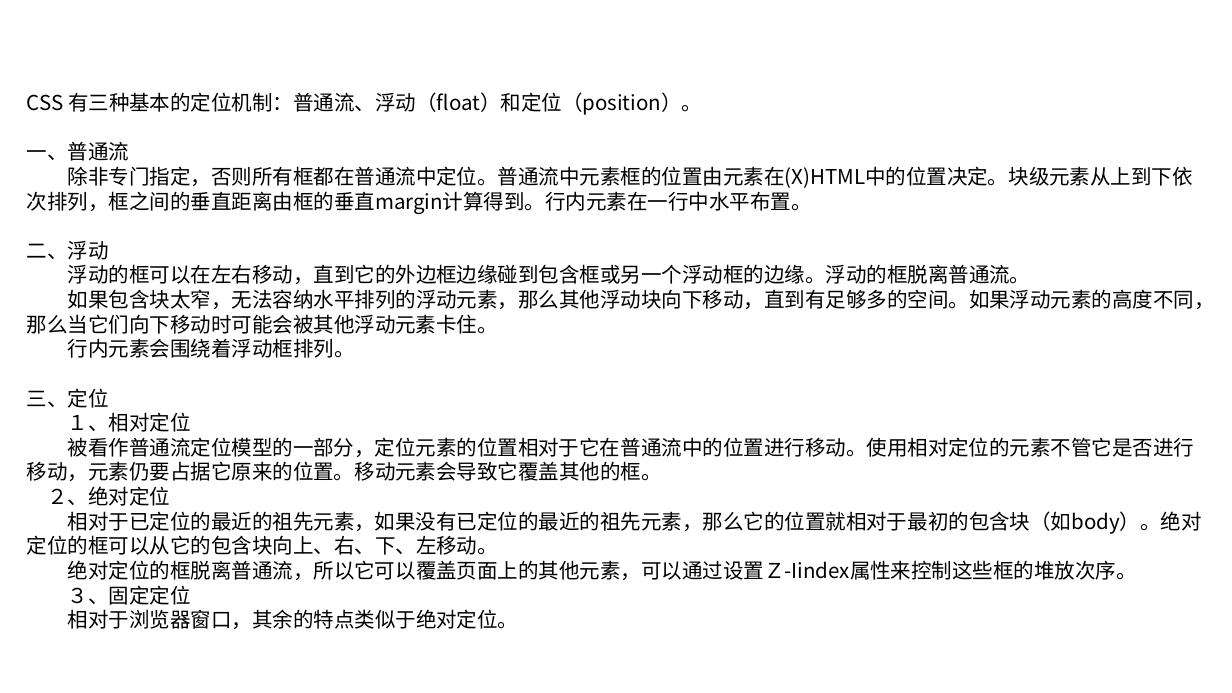
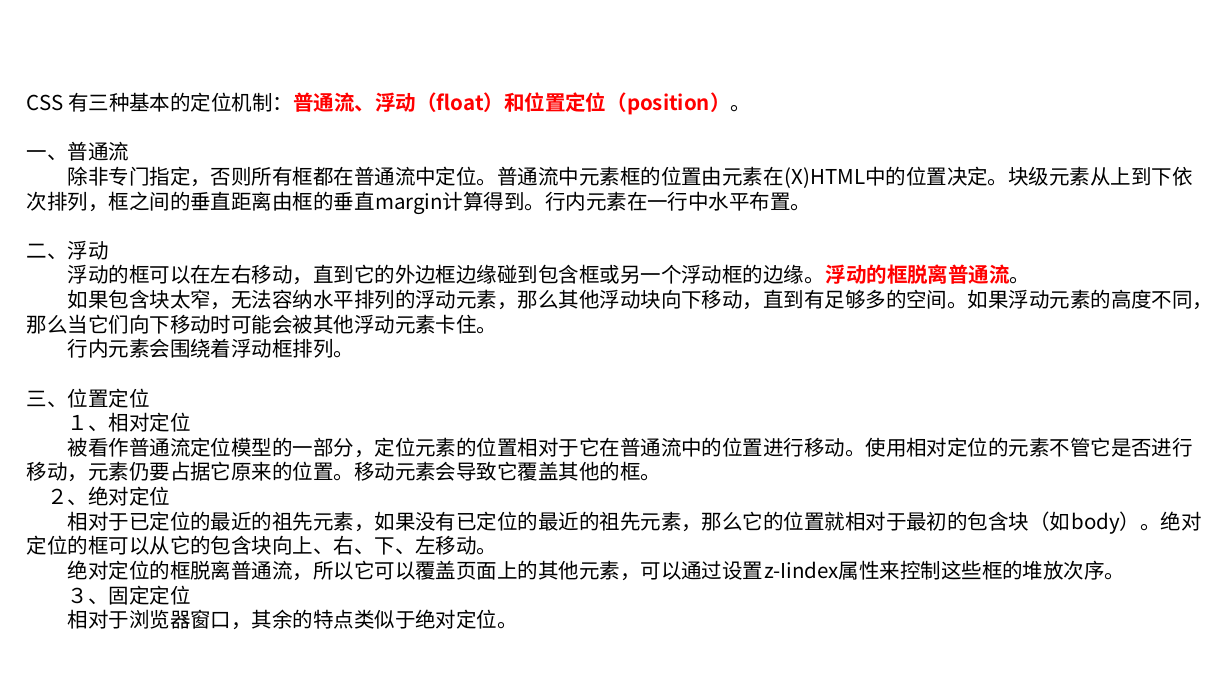
Before and after one commit to linkknown/PPT, a slide deck: slide 14 of 前端PPT/css 简介.pptx. Drawn at 1232x693 pixels with LibreOffice and Linux fonts; fonts in the diff are those of the drawing; background and template pictures are left out. Boxes give left, top, right and bottom in pixels: in the first picture for what was removed or moved away, otherwise in the second. Text is boxed around its words. In the diff, an @@ line names an element or a change of style, - is before the commit and + after.

```diff
--- a/前端PPT/css 简介.pptx
+++ b/前端PPT/css 简介.pptx
@@ text at [27,92,751,115]: text changed; text colour #000000 to #FF0000; bold on @@
-CSS 有三种基本的定位机制：普通流、浮动（float）和定位（position）。
+CSS 有三种基本的定位机制：普通流、浮动（float）和位置定位（position）。
@@ text at [68,264,1031,284]: text colour #000000 to #FF0000, bold on in "浮动的框可以在左右移动，直到它的外边框边缘碰到包含框或另一个浮动框的边缘。浮动的框脱离普通流。" @@
@@ text at [27,388,150,408]: text changed @@
-三、定位
+三、位置定位
@@ text at [68,560,1126,580]: text changed @@
-绝对定位的框脱离普通流，所以它可以覆盖页面上的其他元素，可以通过设置Ｚ-Iindex属性来控制这些框的堆放次序。
+绝对定位的框脱离普通流，所以它可以覆盖页面上的其他元素，可以通过设置z-Iindex属性来控制这些框的堆放次序。
```
Also in this commit, not shown: 7 other slides changed, 3 slides added, 2 other files.
